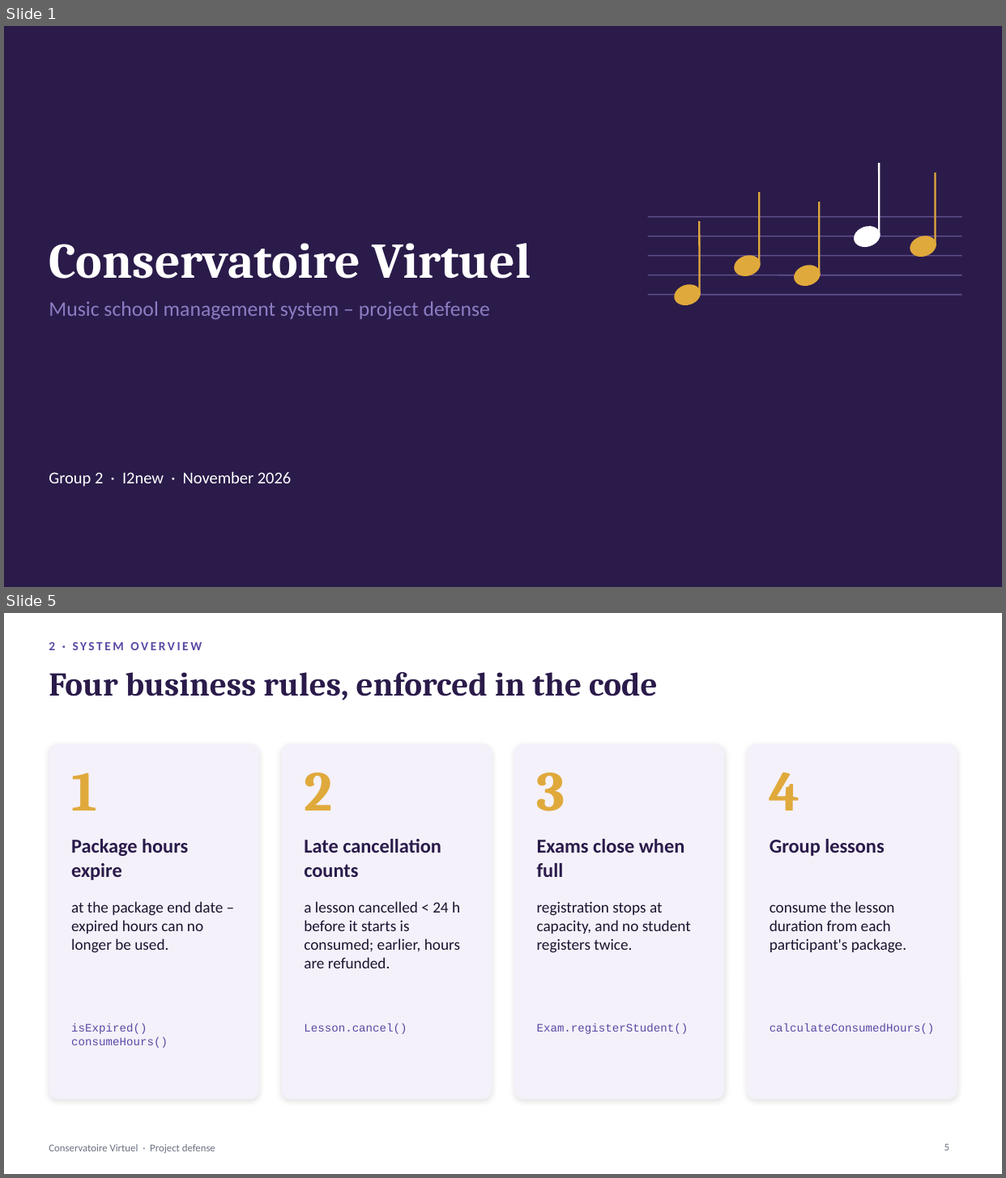
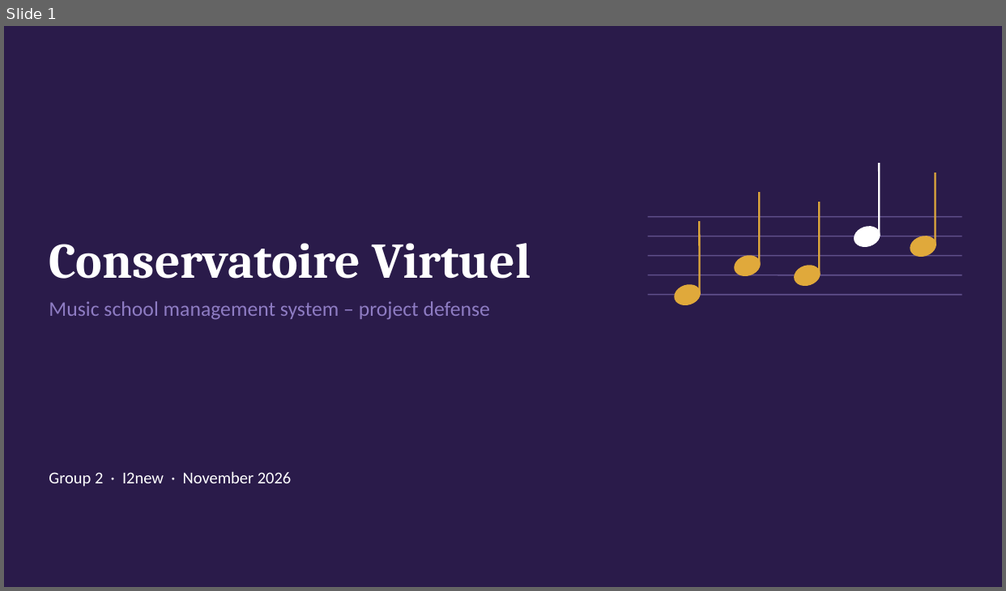
Before and after one commit to sims-yann/Conservatore_Virtuel, a slide deck: Conservatoire-Virtuel-Defense.pptx. Shown one above the other, each under a label of ours: slides 1 and 5 before the commit, slide 1 after it; the slides between them are not shown. The pictures are 1006x1178 and 1006x591 pixels, drawn with LibreOffice and Linux fonts; fonts in the diff are those of the drawing. Boxes give left, top, right and bottom in pixels: in the first picture for what was removed or moved away, otherwise in the second. Text is boxed around its words. In the diff, an @@ line names an element or a change of style, - is before the commit and + after.

```diff
--- a/Conservatoire-Virtuel-Defense.pptx
+++ b/Conservatoire-Virtuel-Defense.pptx
@@ slide 5 removed at <box>4,613,1002,1174</box>, background #FFFFFF @@
@@ text removed at <box>49,642,202,650</box> @@
-2 · SYSTEM OVERVIEW
@@ title removed at <box>49,672,658,700</box> @@
-Four business rules, enforced in the code
@@ rounded rectangle removed at <box>49,744,259,1100</box> @@
@@ rounded rectangle removed at <box>282,744,492,1100</box> @@
@@ rounded rectangle removed at <box>514,744,725,1100</box> @@
@@ rounded rectangle removed at <box>747,744,957,1100</box> @@
@@ text removed at <box>71,773,97,811</box> @@
-1
@@ text removed at <box>304,773,332,811</box> @@
-2
@@ text removed at <box>537,773,565,811</box> @@
-3
@@ text removed at <box>769,773,800,811</box> @@
-4
@@ text removed at <box>71,839,188,880</box> @@
-Package hours expire
@@ text removed at <box>304,839,441,877</box> @@
-Late cancellation counts
@@ text removed at <box>537,839,685,877</box> @@
-Exams close when full
@@ text removed at <box>769,839,884,856</box> @@
-Group lessons
@@ text removed at <box>71,901,223,953</box> @@
-at the package end date – expired hours can no longer be used.
@@ text removed at <box>304,901,460,969</box> @@
-a lesson cancelled < 24 h before it starts is consumed; earlier, hours are refunded.
@@ text removed at <box>537,901,691,953</box> @@
-registration stops at capacity, and no student registers twice.
@@ text removed at <box>769,901,906,953</box> @@
-consume the lesson duration from each participant's package.
@@ text removed at <box>71,1024,168,1048</box> @@
-isExpired()
-consumeHours()
@@ text removed at <box>304,1024,407,1034</box> @@
-Lesson.cancel()
@@ text removed at <box>537,1024,688,1034</box> @@
-Exam.registerStudent()
@@ text removed at <box>769,1024,935,1034</box> @@
-calculateConsumedHours()
@@ text removed at <box>49,1144,215,1153</box> @@
-Conservatoire Virtuel · Project defense
@@ page number removed at <box>944,1144,949,1151</box> @@
-5
```
Also in this commit, not shown: 3 slides changed, 9 slides added, 12 other slides removed, 1 other file.
